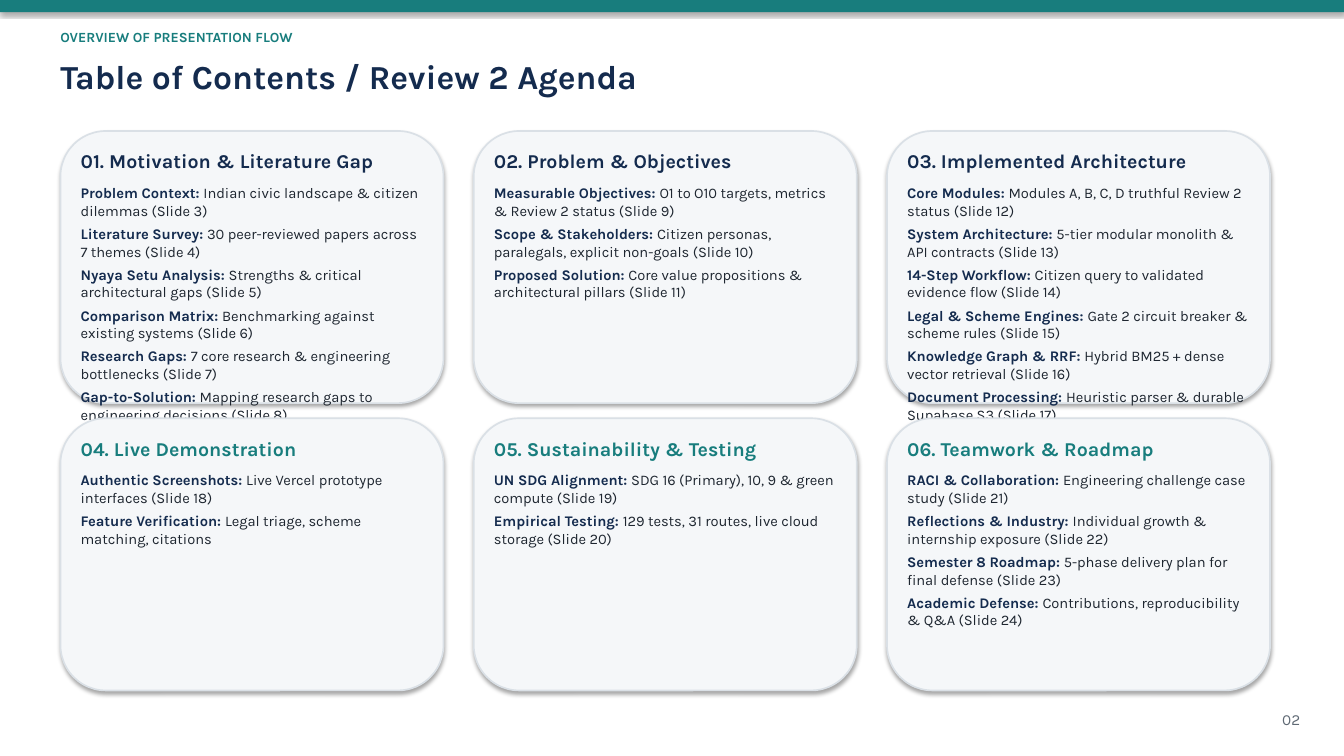
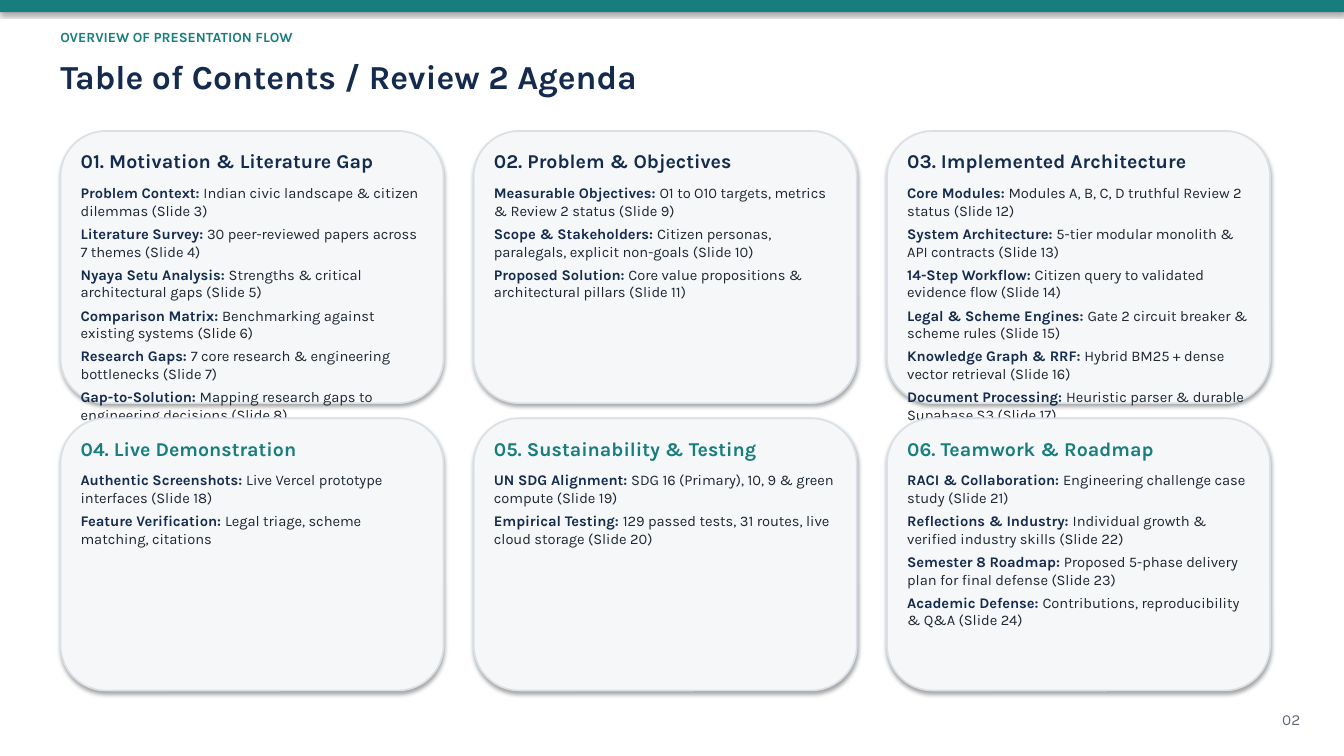
Before and after one commit to DEVANSHSAVLA/Finalyear_MajorProject, a slide deck: slide 2 of docs/review-2-submission/CivicSphere_AI_Review_2_Presentation.pptx. Drawn at 1344x756 pixels with LibreOffice and Linux fonts; fonts in the diff are those of the drawing. Boxes give left, top, right and bottom in pixels: in the first picture for what was removed or moved away, otherwise in the second. Text is boxed around its words. In the diff, an @@ line names an element or a change of style, - is before the commit and + after.

```diff
--- a/docs/review-2-submission/CivicSphere_AI_Review_2_Presentation.pptx
+++ b/docs/review-2-submission/CivicSphere_AI_Review_2_Presentation.pptx
@@ text at [494,515,829,548]: text changed @@
-Empirical Testing: 129 tests, 31 routes, live cloud storage (Slide 20)
+Empirical Testing: 129 passed tests, 31 routes, live cloud storage (Slide 20)
@@ text at [907,515,1238,589]: text changed @@
-Reflections & Industry: Individual growth & internship exposure (Slide 22)
-Semester 8 Roadmap: 5-phase delivery plan for final defense (Slide 23)
+Reflections & Industry: Individual growth & verified industry skills (Slide 22)
+Semester 8 Roadmap: Proposed 5-phase delivery plan for final defense (Slide 23)
```
Also in this commit, not shown: 19 other slides changed, 30 other files.
